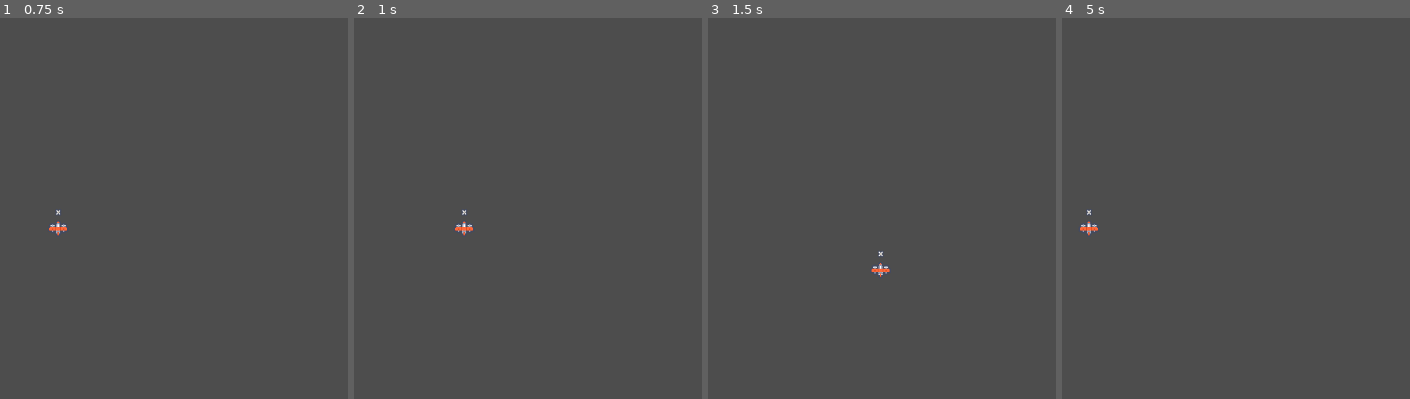
Above: before the commit, frames 1-4 (left to right).
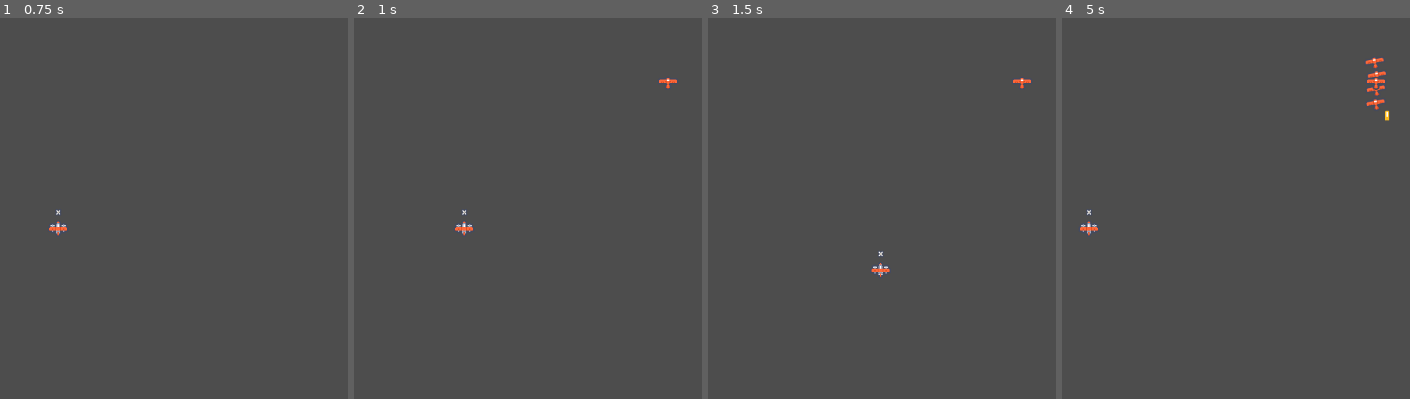
Above: after the commit, the same moments.

Repository: jkuttu/GodotWorkshop
Game: Godot game, scene res://Models/basics.tscn
The game is run twice, just before and just after one commit, with the same random seed, the same clock (stepped at 60 frames per second) and the same inputs.
Inputs:
- Up to frame 1 (0.75 s): tap Enter at 0.5 s; hold Right (ui_right) from 0.53 s (still down)
- Up to frame 2 (1 s): keep holding Right (ui_right)
- Up to frame 3 (1.5 s): release Right (ui_right) at 1.28 s; hold Down (ui_down) from 1.28 s (still down)
- Up to frame 4 (5 s): release Down (ui_down) at 2.03 s; hold Right (ui_right) 2.03-2.78 s; tap Space at 2.75 s; hold Up (ui_up) 2.78-3.53 s; tap Enter at 3.5 s; hold Left (ui_left) from 3.53 s (still down)

Frame 1 is identical in both runs. In frame 2, less than 0.1% of the frame differs, in the area x 87-93%, y 15-19%; in frame 3, less than 0.1%; in frame 4, 0.4%, in the area x 87-94%, y 10-28%.

Commit message:
Enemy spawning

Diff:
--- /dev/null
+++ b/Models/EnemySpawnPoint.gd
@@ -0,0 +1,9 @@
+extends Marker2D
+@export var enemy:PackedScene
+
+func _on_timer_timeout():
+	var oneEnemy = enemy.instantiate()
+	get_tree().current_scene.add_child(oneEnemy)
+	oneEnemy.position = position
+	#oneEnemy._readyX()
+	pass # Replace with function body.
--- a/Models/basics.tscn
+++ b/Models/basics.tscn
@@ -1,9 +1,11 @@
-[gd_scene load_steps=5 format=3 uid="uid://dkyu3w13qjsr8"]
+[gd_scene load_steps=7 format=3 uid="uid://dkyu3w13qjsr8"]
 
 [ext_resource type="Script" path="res://Models/Basics.gd" id="1_7uifn"]
 [ext_resource type="Texture2D" uid="uid://b636vvfawk78r" path="res://Ships/ship_0001.png" id="2_wqocx"]
 [ext_resource type="Texture2D" uid="uid://8hkogal2tpxi" path="res://tiles.png" id="3_pfbi2"]
 [ext_resource type="Script" path="res://Models/Gun.gd" id="4_tdku7"]
+[ext_resource type="Script" path="res://Models/EnemySpawnPoint.gd" id="5_pjaqm"]
+[ext_resource type="PackedScene" uid="uid://bms4hbnal0ofa" path="res://Models/enemy.tscn" id="6_ofjxo"]
 
 [node name="SampleWorld" type="Node2D"]
 
@@ -11,12 +13,12 @@
 script = ExtResource("1_7uifn")
 camera = NodePath("../Camera2D")
 
-[node name="Sprite2D" type="Sprite2D" parent="Basics"]
+[node name="Player" type="Sprite2D" parent="Basics"]
 texture = ExtResource("2_wqocx")
 
-[node name="VisibleOnScreenNotifier2D" type="VisibleOnScreenNotifier2D" parent="Basics/Sprite2D"]
+[node name="VisibleOnScreenNotifier2D" type="VisibleOnScreenNotifier2D" parent="Basics/Player"]
 
-[node name="Gun" type="Sprite2D" parent="Basics/Sprite2D" node_paths=PackedStringArray("basics")]
+[node name="Gun" type="Sprite2D" parent="Basics/Player" node_paths=PackedStringArray("basics")]
 position = Vector2(0, -24)
 scale = Vector2(0.70063, 0.790834)
 texture = ExtResource("3_pfbi2")
@@ -28,4 +30,13 @@
 
 [node name="Camera2D" type="Camera2D" parent="."]
 
-[connection signal="screen_exited" from="Basics/Sprite2D/VisibleOnScreenNotifier2D" to="Basics" method="_on_visible_on_screen_notifier_2d_screen_exited"]
+[node name="EnemySpawnPoint" type="Marker2D" parent="."]
+position = Vector2(429, -210)
+script = ExtResource("5_pjaqm")
+enemy = ExtResource("6_ofjxo")
+
+[node name="Timer" type="Timer" parent="EnemySpawnPoint"]
+autostart = true
+
+[connection signal="screen_exited" from="Basics/Player/VisibleOnScreenNotifier2D" to="Basics" method="_on_visible_on_screen_notifier_2d_screen_exited"]
+[connection signal="timeout" from="EnemySpawnPoint/Timer" to="EnemySpawnPoint" method="_on_timer_timeout"]
--- /dev/null
+++ b/Models/enemy.gd
@@ -0,0 +1,12 @@
+extends RigidBody2D
+
+# Called when the node enters the scene tree for the first time.
+func _readyX():
+	var player = get_tree().get_root().get_node("Basics").position
+	look_at(player)
+	pass # Replace with function body.
+
+
+# Called every frame. 'delta' is the elapsed time since the previous frame.
+func _process(delta):
+	pass
--- a/Models/enemy.tscn
+++ b/Models/enemy.tscn
@@ -1,11 +1,15 @@
-[gd_scene load_steps=3 format=3 uid="uid://bms4hbnal0ofa"]
+[gd_scene load_steps=4 format=3 uid="uid://bms4hbnal0ofa"]
 
+[ext_resource type="Script" path="res://Models/enemy.gd" id="1_eyuxe"]
 [ext_resource type="Texture2D" uid="uid://uxkys4rmm5po" path="res://Ships/ship_0005.png" id="1_gudo1"]
 
 [sub_resource type="RectangleShape2D" id="RectangleShape2D_b4hqh"]
 size = Vector2(29, 20)
 
 [node name="RigidBody2D" type="RigidBody2D"]
+mass = 0.01
+gravity_scale = 0.0
+script = ExtResource("1_eyuxe")
 
 [node name="Enemy" type="Sprite2D" parent="."]
 texture = ExtResource("1_gudo1")
